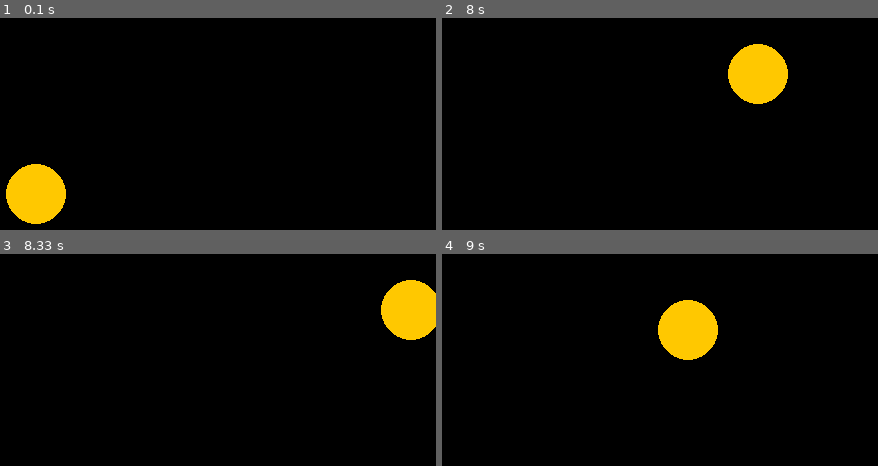
Above: before the commit, frames 1-4 (two rows, left to right).
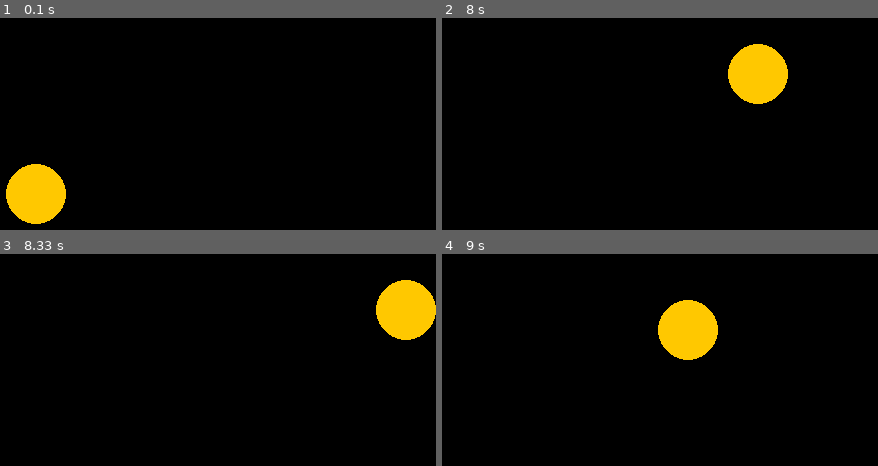
Above: after the commit, the same moments.

Repository: KamalV10/Python-Workpieces
Game: pygame game, started from game.py
Same seed, same stepped clock (60 frames per second), same inputs: the game is played once before the commit and once after it.
Inputs:
- Up to frame 1 (0.1 s): no input
- Up to frame 2 (8 s): hold Up 0.33-0.8 s; hold Right 0.83-1.47 s; hold Down 1.5-1.87 s; hold Left 1.9-2.37 s; hold Right 2.4-2.87 s; hold Up 2.9-3.2 s; hold Right 3.23-3.7 s; hold Left 3.73-4.27 s; hold Down 4.3-4.6 s; hold Left 4.63-5.03 s; hold Up 5.07-5.43 s; hold Right 5.47-6.1 s; hold Down 6.13-6.5 s; hold Left 6.53-7 s; hold Right 7.03-7.5 s; hold Up 7.53-7.83 s; hold Right from 7.87 s (still down)
- Up to frame 3 (8.33 s): keep holding Right
- Up to frame 4 (9 s): release Right at 8.33 s; hold Left 8.37-8.9 s; hold Down from 8.93 s (still down)

Frames 1-2 are identical in both runs. In frame 3, 0.5% of the frame differs, in the area x 86-100%, y 12-41%; in frame 4, nothing differs.

Commit message:
Update .gitignore game.py ran.py README.md SETUP.md

Diff:
--- a/game.py
+++ b/game.py
@@ -1,38 +1,43 @@
 import pygame
 
-pygame.init()
-screen = pygame.display.set_mode((800, 600))
+WID, HEI = 800, 600 # создаем константы(неизменяемые переменные) для определения ширины и высоты окна
+pygame.init() # включение всех функций pygame
+screen = pygame.display.set_mode((WID, HEI)) # создаем окно на 800(WID) на 600(HEI) пикселей по горизонтали и вертикали соответственно
+pygame.display.set_caption("Тест") # задаем название окну
 clock = pygame.time.Clock()
+RAD = 30 # создаем константу которая отвечает за размер круга для удобного редактирования
+SPEED = 5 # создаем константу которая отвечает за скорость круга
 
-x, y = 400, 300
+x, y = WID / 2, HEI / 2 # задаем координаты будущему кругу
 
-running = True
-while running:
-    for event in pygame.event.get():
-        if event.type == pygame.QUIT:
-            running = False
+running = True # на запуске даем переменной значение True...
+while running: # ...что-бы окно не выключалось само, а только при надобности
+    for event in pygame.event.get(): # собираем события которые будут поступать
+        if event.type == pygame.QUIT: # при нажатии на крестик скрипт получает соответствующее событие
+            running = False # при получении вышеуказанного события running получает False и скрипт останавливается
 
-    keys = pygame.key.get_pressed()
-    if keys[pygame.K_LEFT]:
-        x -= 5
+    keys = pygame.key.get_pressed() # присваиваем переменной keys нажатия клавиш
+    if keys[pygame.K_LEFT]: # двигаем круг в зависимости от нажатых клавиш
+        x -= SPEED
     if keys[pygame.K_RIGHT]:
-        x += 5
+        x += SPEED
     if keys[pygame.K_UP]:
-        y -= 5
+        y -= SPEED
     if keys[pygame.K_DOWN]:
-        y += 5
+        y += SPEED
 
-    screen.fill((0, 0, 0))
-    pygame.draw.circle(screen, (255, 200, 0), (x, y), 30)
-    pygame.display.flip()
-    clock.tick(60)
+    if x < RAD: # Создаем удобные границы которые ни пропустят круг ни на кадр и которые подстраиваются под размер окна и будущего круга
+        x = RAD
+    if x > WID - RAD:
+        x = WID - RAD
+    if y < RAD:
+        y = RAD
+    if y > HEI - RAD:
+        y = HEI - RAD
 
-    if y < 30:
-        y = 30
-    if y > 570:
-        y = 570
-    if x > 770:
-        x = 770
-    if x < 30:
-        x = 30
-pygame.quit()
+    screen.fill((0, 0, 0)) # для подстраховки заполняем весь экран черным цветом (изначально экран и без этого черный, но это может не сработать)
+    pygame.draw.circle(screen, (255, 200, 0), (x, y), RAD) # создаем желтый круг в буфере (не на экране) радиусом 30 пикселей на координатах равным переменным x и y
+    pygame.display.flip() # переносим кружок с буфера на экран
+    clock.tick(60) # ограничиваем кол-во кадров в секунду до 60
+
+pygame.quit() # закрываем все функции pygame дабы расчистить вычислительные ресурсы устройства
--- a/ran.py
+++ b/ran.py
@@ -9,4 +9,8 @@
     print(r.random()) # будут 3 совершенно других числа
 r.seed(3)
 print("seed = 3")
-print (r.randint(1, 5)) # всегда будет выходить число от 1 до 5 включительно (2)
+print (r.randint(1, 5)) # всегда будет выходить число от 1 до 5 включительно
+list = [1, 2, 3, 4, 5, 6, 7, 8, 9, 10] # список с числами от 1 до 10
+print(r.choice(list)) # дает 1 уникальное рандомное число из списка
+print(r.sample(list, 3)) # дает 3 уникальных рандомных числа из списка
+print(r.choices(list, k=7)) # дает 7 рандомных чисел из списка с возможными повторами k спец. переменная без которой будет ошибка
Not shown, changed: README.md
Not shown, changed: .gitignore
Not shown, changed: SETUP.md
